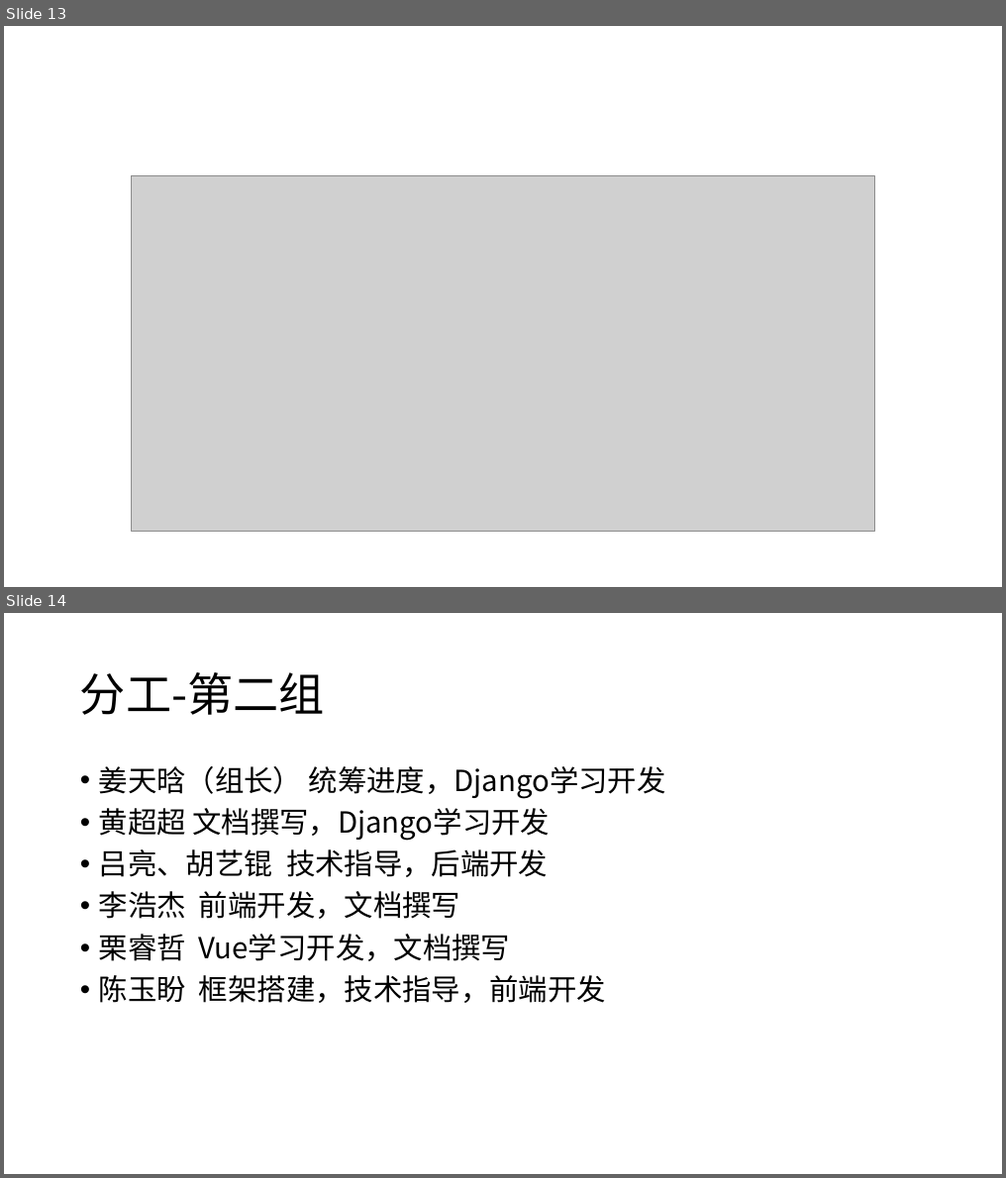
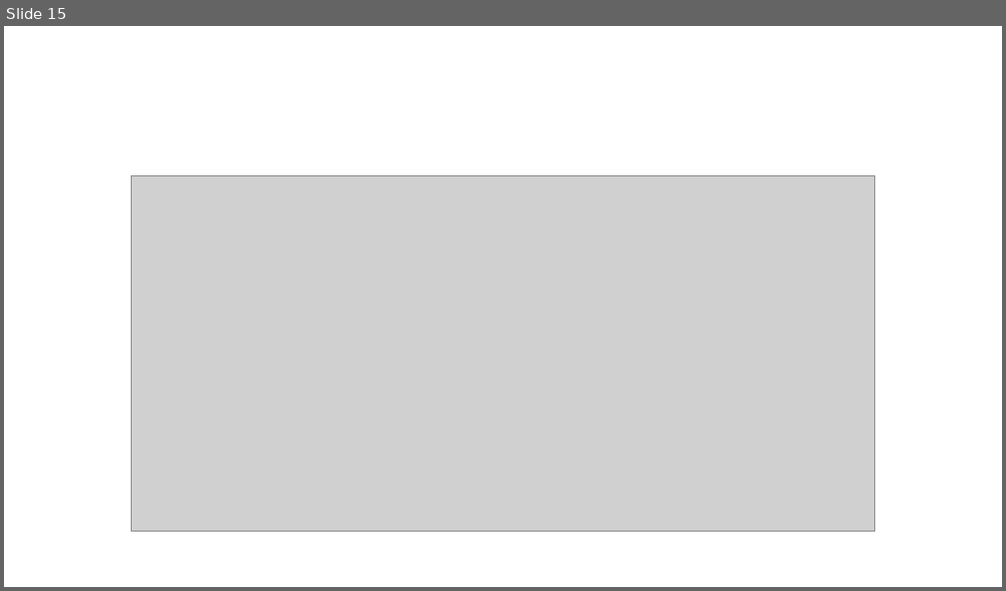
Before and after one commit to daxuliu/softwarelearn, a slide deck: 项目展示-1.pptx. Shown one above the other, each under a label of ours: slides 13 and 14 before the commit, slide 15 after it. The pictures are 1006x1178 and 1006x591 pixels, drawn with LibreOffice and Linux fonts; fonts in the diff are those of the drawing; grey boxes stand for pictures. Boxes give left, top, right and bottom in pixels: in the first picture for what was removed or moved away, otherwise in the second. Text is boxed around its words. In the diff, an @@ line names an element or a change of style, - is before the commit and + after.

```diff
--- a/项目展示-1.pptx
+++ b/项目展示-1.pptx
@@ slide 14 removed at (4, 613, 1002, 1174), background #FFFFFF @@
@@ title removed at (80, 672, 325, 715) @@
-分工-第二组
@@ text removed at (99, 766, 666, 1003) @@
-• 姜天晗（组长） 统筹进度，Django学习开发
-• 黄超超 文档撰写，Django学习开发
-• 吕亮、胡艺锟 技术指导，后端开发
-• 李浩杰 前端开发，文档撰写
-• 栗睿哲 Vue学习开发，文档撰写
-• 陈玉盼 框架搭建，技术指导，前端开发
@@ what was slide 13 is now slide 15 @@
```
Also in this commit, not shown: 1 slide changed, 2 slides added, 12 other slides removed.
